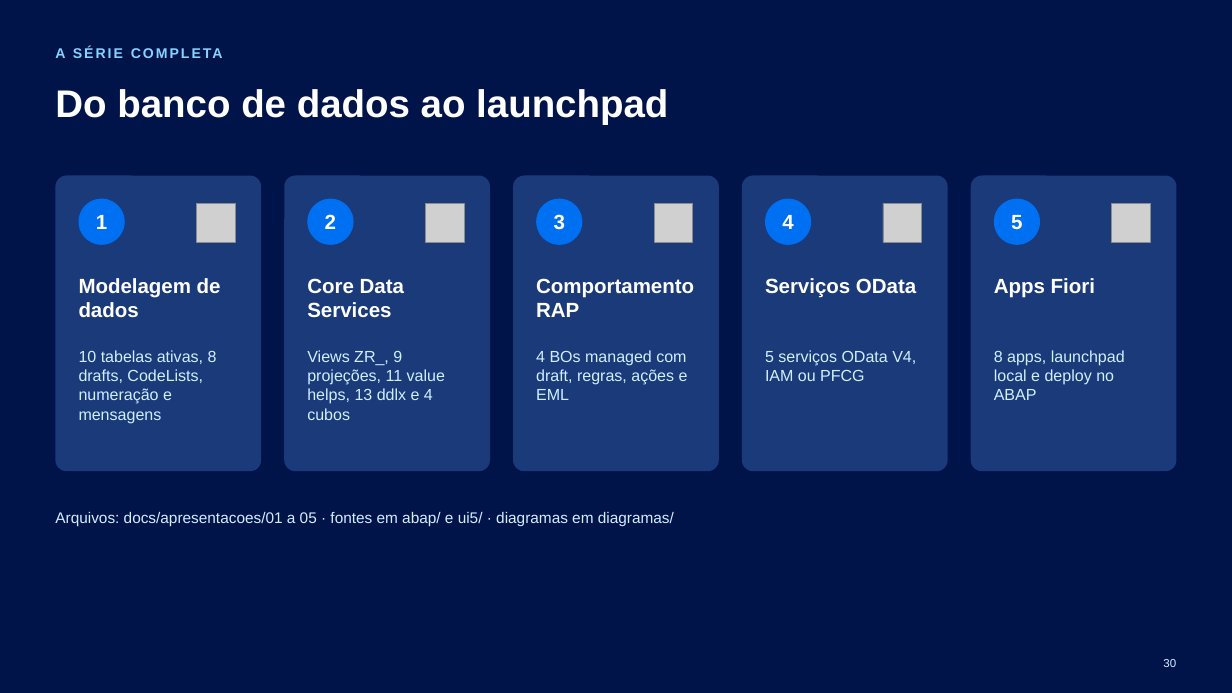
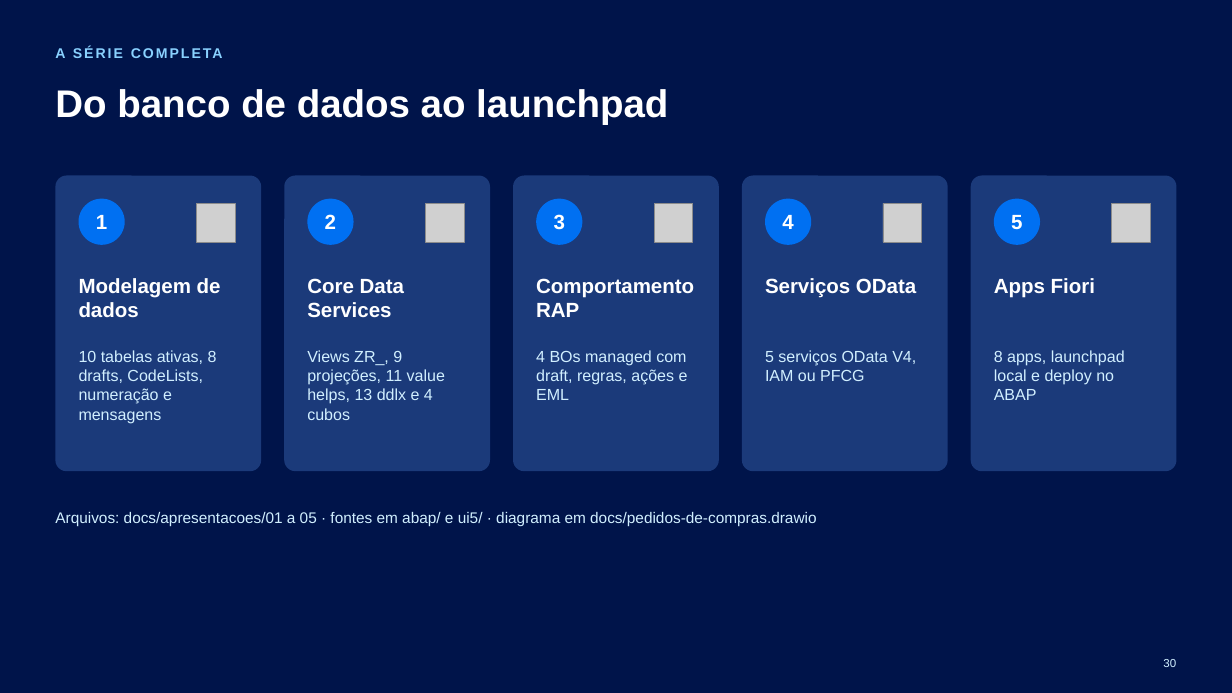
Before and after one commit to AdrianoBispo/sap-abap-rap-pedidos-de-compras-app, a slide deck: slide 30 of docs/apresentacoes/05-apps-fiori.pptx. Drawn at 1232x693 pixels with LibreOffice and Linux fonts; fonts in the diff are those of the drawing; grey boxes stand for pictures. Boxes give left, top, right and bottom in pixels: in the first picture for what was removed or moved away, otherwise in the second. Text is boxed around its words. In the diff, an @@ line names an element or a change of style, - is before the commit and + after.

```diff
--- a/docs/apresentacoes/05-apps-fiori.pptx
+++ b/docs/apresentacoes/05-apps-fiori.pptx
@@ text at box(55, 512, 816, 527): text changed @@
-Arquivos: docs/apresentacoes/01 a 05 · fontes em abap/ e ui5/ · diagramas em diagramas/
+Arquivos: docs/apresentacoes/01 a 05 · fontes em abap/ e ui5/ · diagrama em docs/pedidos-de-compras.drawio
```
Also in this commit, not shown: 5 other files.
